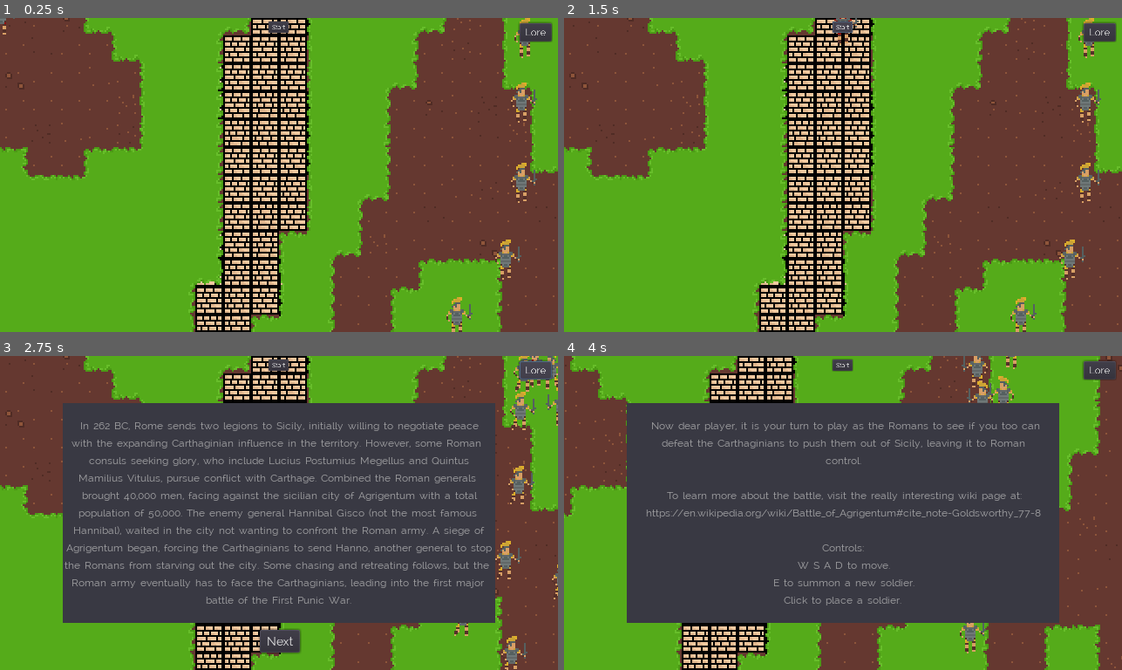
Above: before the commit, frames 1-4 (two rows, left to right).
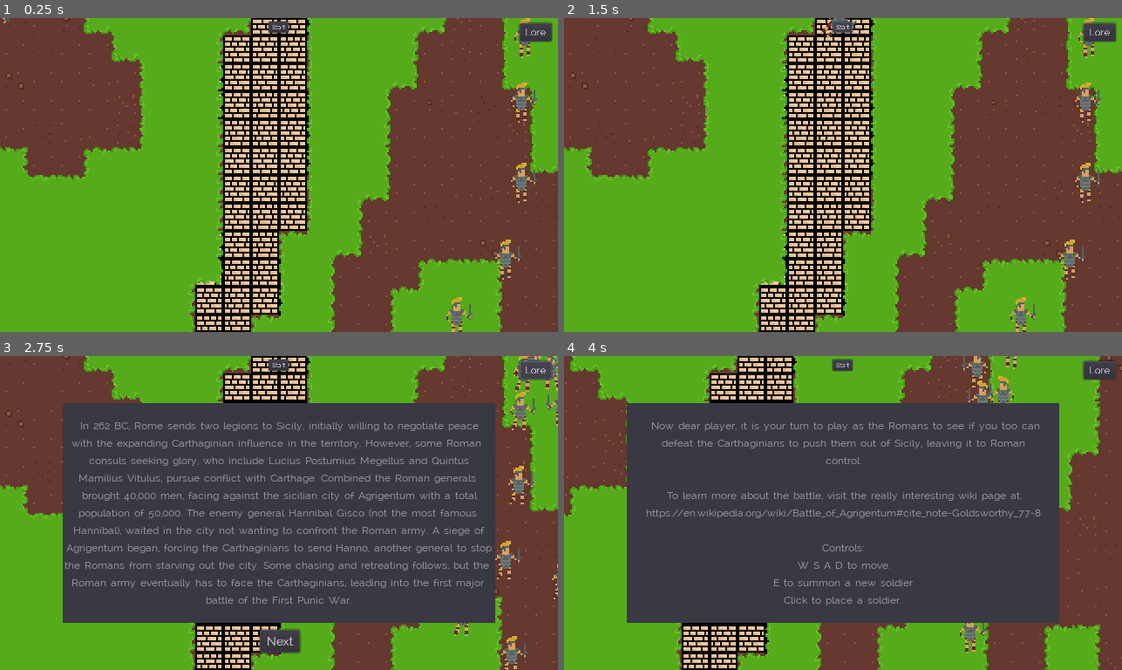
Above: after the commit, the same moments.

Repository: jr-decker/roman-day-project
Game: Godot game, scene res://map/Messana.tscn
The game is run twice, just before and just after one commit, with the same random seed, the same clock (stepped at 60 frames per second) and the same inputs.
Inputs (mouse positions are in pixels of both pictures, inside the frame that each line leads up to):
- Up to frame 1 (0.25 s): no input
- Up to frame 2 (1.5 s): click "Start" at 0.5 s; click "Start" at 1.25 s
- Up to frame 3 (2.75 s): click "Lore" at 2 s
- Up to frame 4 (4 s): click "Next" at 2.75 s; move the mouse to (965, 497) at 3.52 s; hold Right (ui_right) from 3.53 s (still down); click (965, 497) at 3.67 s

The runs differ from the first frame. In frame 1, less than 0.1% of the frame differs, in the area x 0-3%, y 0-6%; in frame 2, 0.1%, in the area x 46-53%, y 0-9%; in frame 3, less than 0.1%; in frame 4, nothing differs.

Commit message:
Rotated friendly soldier sprite 45

Diff:
--- a/NPCs/FriendlySoldier.tscn
+++ b/NPCs/FriendlySoldier.tscn
@@ -83,6 +83,7 @@
 
 [node name="SoldierTexture" type="Sprite" parent="."]
 position = Vector2( 1, -6 )
+rotation = 0.785398
 texture = ExtResource( 3 )
 hframes = 6
 
